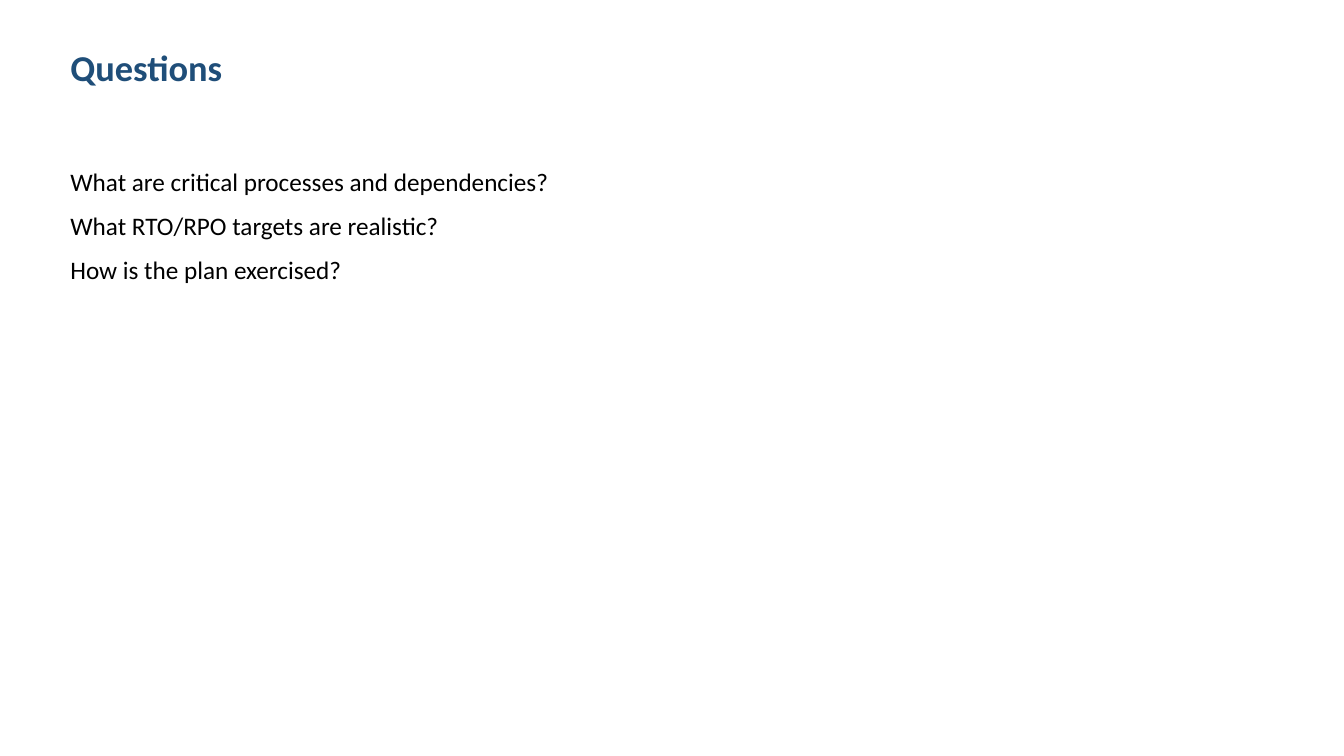
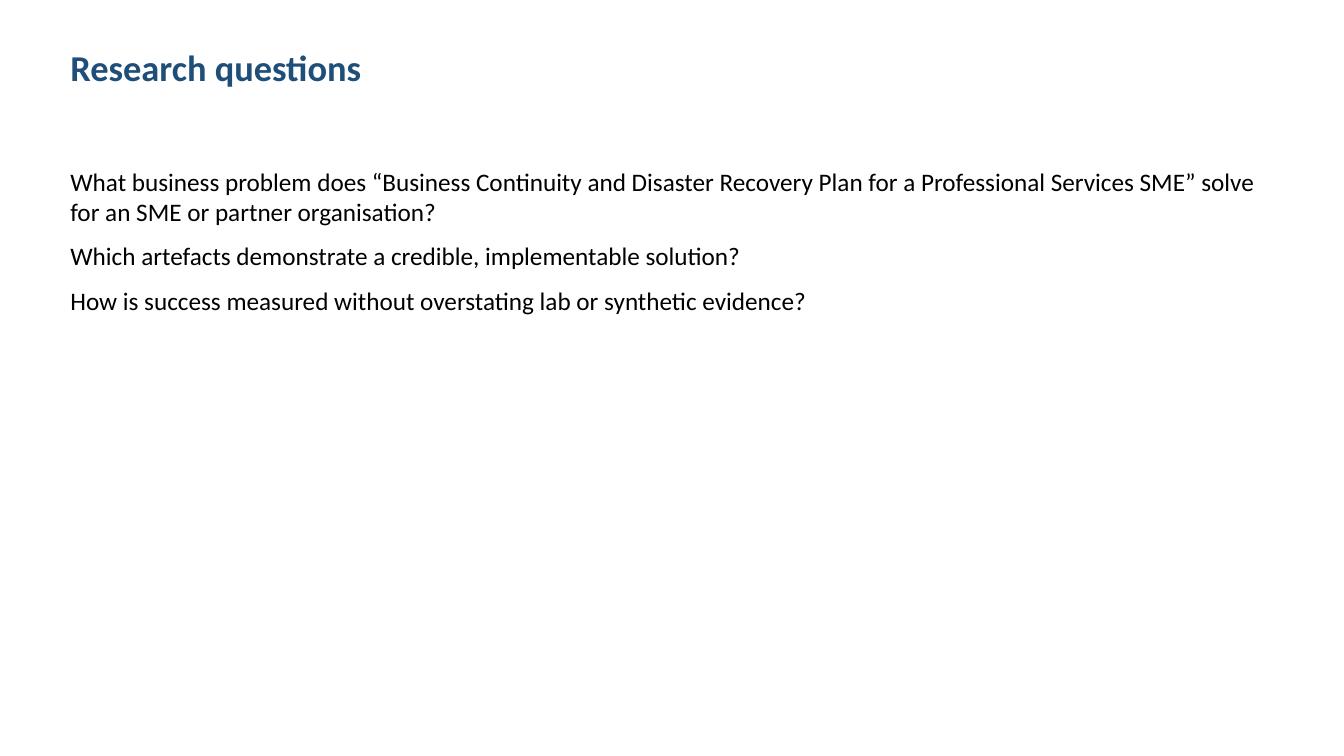
Before and after one commit to shohrabniaz/sme-bcdr-plan, a slide deck: slide 2 of Final_Submission/02_Presentation.pptx. Drawn at 1344x756 pixels with LibreOffice and Linux fonts; fonts in the diff are those of the drawing. Boxes give left, top, right and bottom in pixels: in the first picture for what was removed or moved away, otherwise in the second. Text is boxed around its words. In the diff, an @@ line names an element or a change of style, - is before the commit and + after.

Commit message:
Polish portfolio pack for professional showcase readiness.

```diff
--- a/Final_Submission/02_Presentation.pptx
+++ b/Final_Submission/02_Presentation.pptx
@@ text at [70,55,361,87]: text changed @@
-Questions
+Research questions
@@ text at [70,173,1254,315]: text changed @@
-What are critical processes and dependencies?
-What RTO/RPO targets are realistic?
-How is the plan exercised?
+What business problem does “Business Continuity and Disaster Recovery Plan for a Professional Services SME” solve for an SME or partner organisation?
+Which artefacts demonstrate a credible, implementable solution?
+How is success measured without overstating lab or synthetic evidence?
```
Also in this commit, not shown: 3 other slides changed, 12 other files.
